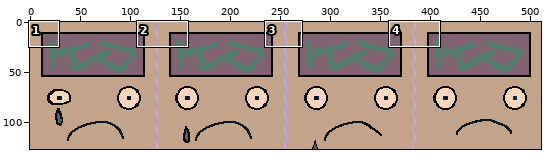
Two states of a sprite sheet, Assets/Sprites/HelpStation.png. Above: a wide view before the commit, with the close-up outlined.
Close-up. Earlier state:
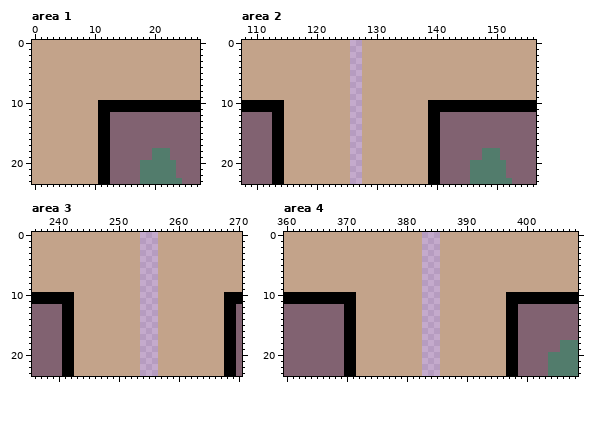
The file is 511x127 pixels. Shown: area 1: x 0..27, y 0..23; area 2: x 108..156, y 0..23; area 3: x 236..270, y 0..23; area 4: x 360..408, y 0..23. The commit also changed other parts of the picture, which this record leaves out.
Once edited:
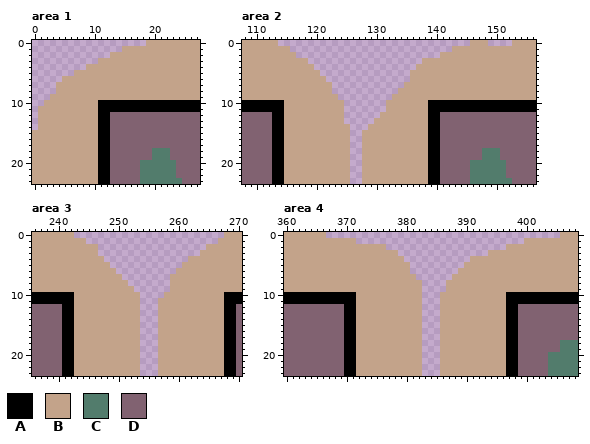
Palette (. is transparent): A #000000  B #c3a38a  C #527c6c  D #816271
The exact change:
Changed rows in their new state; - is an unchanged pixel.
Area 1:
first column x 0:
 0 ...................
 1 ...............----
 2 .............------
 3 ...........--------
 4 .........----------
 5 .......------------
 6 .....--------------
 7 ....---------------
 8 ....---------------
 9 ...----------------
10 ..-----------------
11 .------------------
12 .------------------
13 .------------------
14 .------------------
Area 2:
first column x 114:
 0 ............--..................---....
 1 --..........--...............----------
 2 ---.........--.............------------
 3 -----.......--..........---------------
 4 ------......--.........----------------
 5 -------.....--........-----------------
 6 --------....--........-----------------
 7 ---------...--.......------------------
 8 ---------...--......-------------------
 9 ----------..--.....--------------------
10 -----------.--....---------------------
11 -----------.--....---------------------
12 -----------.--...----------------------
13 -----------.--..-----------------------
14 --------------.------------------------
Area 3:
first column x 243:
 0 ...........---...........
 1 --.........---..........-
 2 ----.......---........---
 3 ----.......---.......----
 4 -----......---.....------
 5 ------.....---....-------
 6 -------....---...--------
 7 --------...---..---------
 8 ---------..---..---------
 9 ----------.---..---------
10 --------------.----------
Area 4:
first column x 367:
 0 ................---....................
 1 -----...........---..............------
 2 ----------......---...........---------
 3 ------------....---........------------
 4 -------------...---.....---------------
 5 --------------..---....----------------
 6 --------------..---...-----------------
 7 ---------------.---..------------------
 8 -------------------.-------------------
 9 -------------------.-------------------
Pixel boxes of the changes (left, top, right, bottom) in both close-ups:
erased: (32, 40, 146, 130)
erased: (278, 40, 512, 130)
erased: (74, 232, 140, 292)
erased: (158, 232, 224, 298)
erased: (326, 232, 560, 292)
